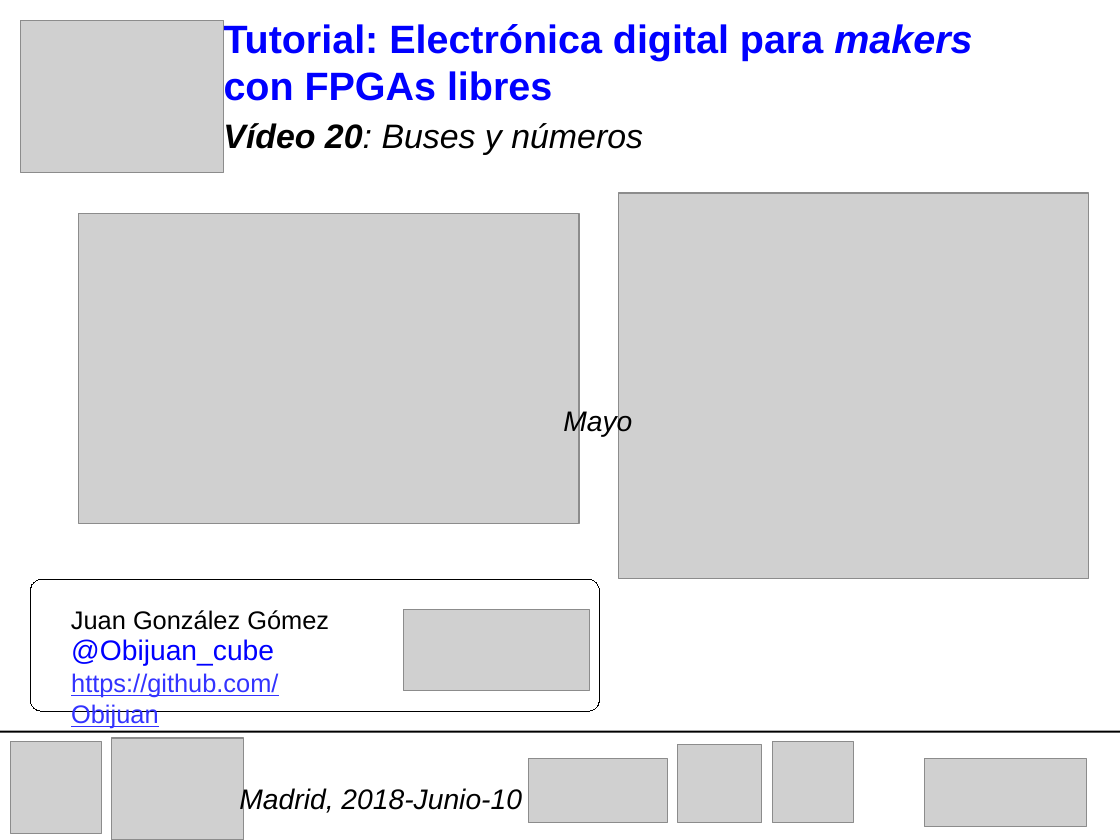
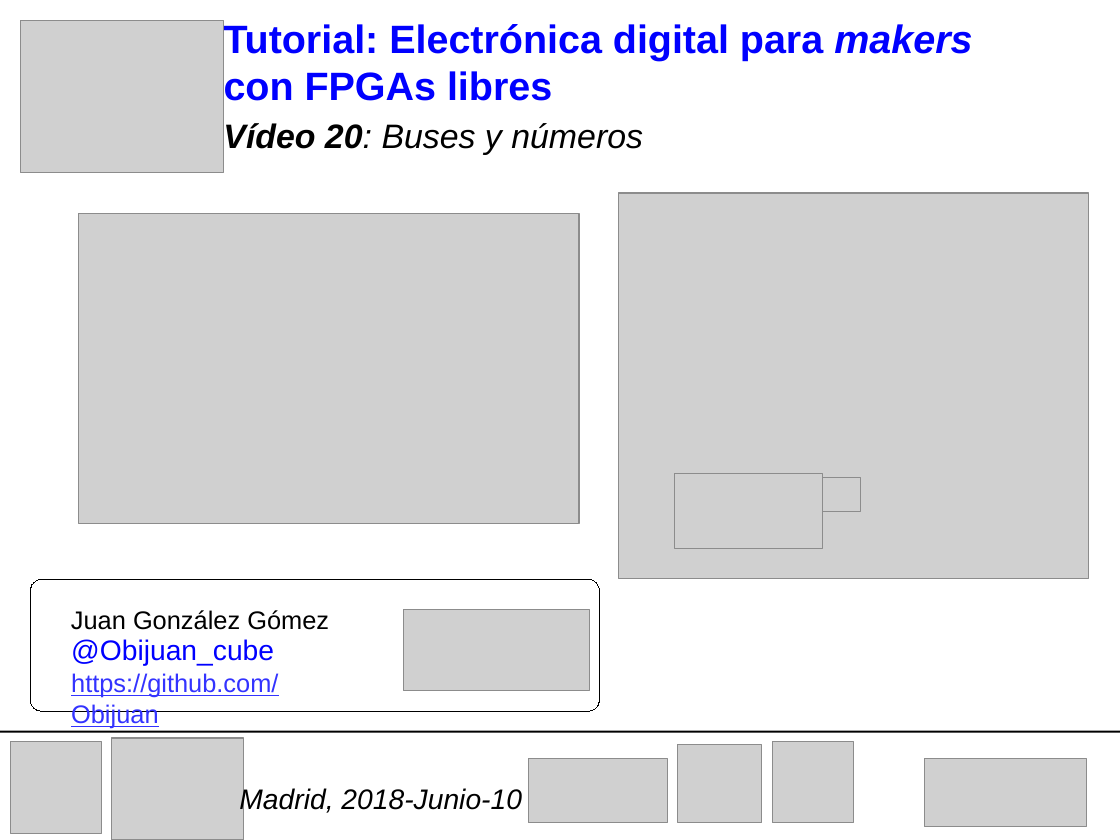
Before and after one commit to Obijuan/digital-electronics-with-open-FPGAs-tutorial, a slide deck: slide 1 of wiki/Tutorial-20/Portada/2018-06-10-slides.odp. Drawn at 1120x840 pixels with LibreOffice and Linux fonts; fonts in the diff are those of the drawing; grey boxes stand for pictures. Boxes give left, top, right and bottom in pixels: in the first picture for what was removed or moved away, otherwise in the second. Text is boxed around its words. In the diff, an @@ line names an element or a change of style, - is before the commit and + after.

Commit message:
Tutorial 20: Cover image updated (typo fixed)

```diff
--- a/wiki/Tutorial-20/Portada/2018-06-10-slides.odp
+++ b/wiki/Tutorial-20/Portada/2018-06-10-slides.odp
@@ text removed at [563, 409, 632, 437] @@
-Mayo
@@ picture added at [675, 474, 823, 549] @@
@@ picture added at [823, 478, 861, 511] @@
```
Also in this commit, not shown: 1 other file.
